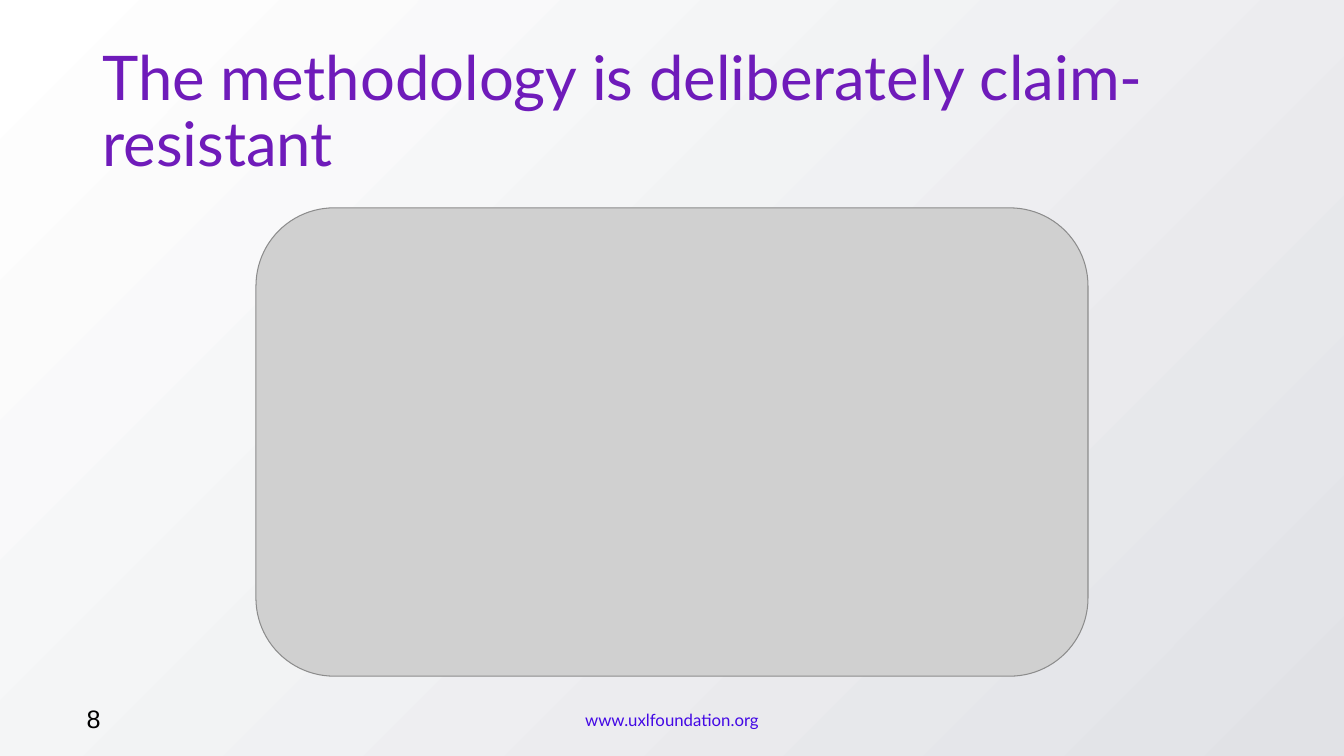
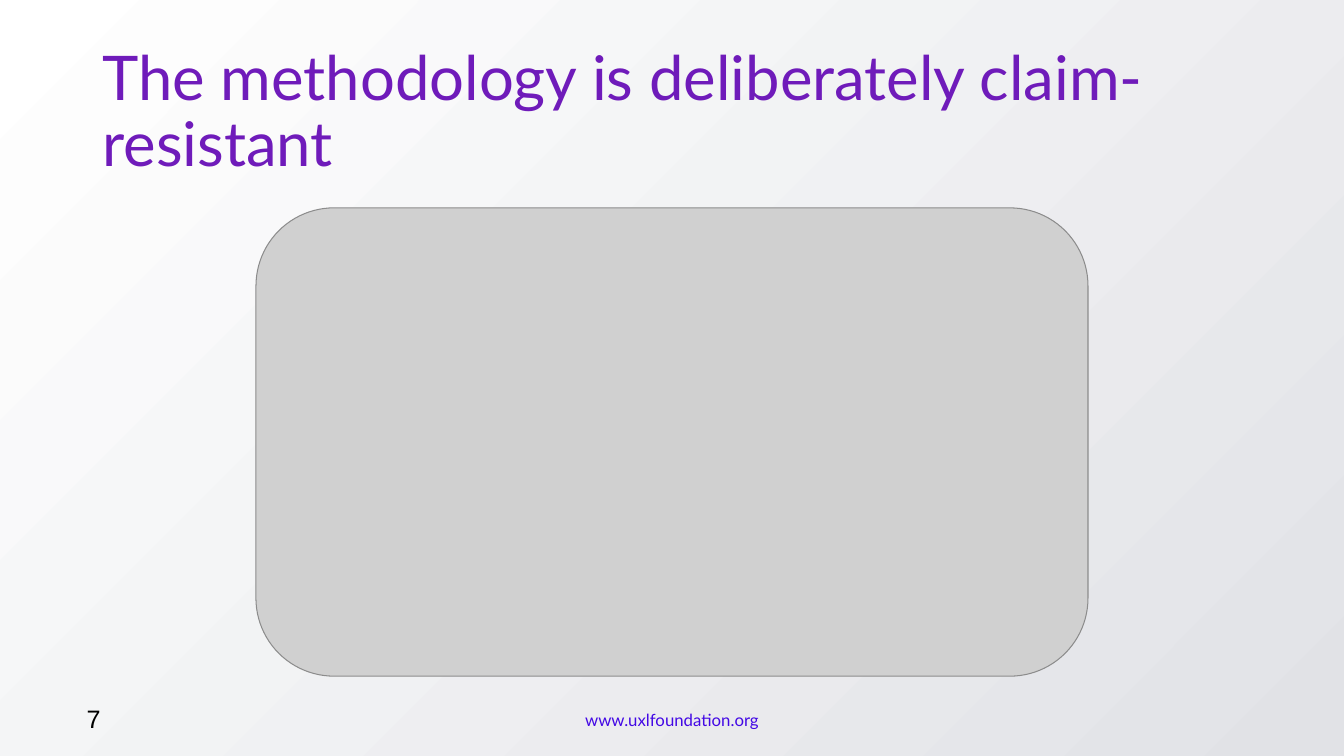
Before and after one commit to uxlfoundation/skills, a slide deck: slide 7 of evaluation/dashboard/public/decks/uxl-skills-maintainer-overview.pptx (slide 8 before the commit). Drawn at 1344x756 pixels with LibreOffice and Linux fonts; fonts in the diff are those of the drawing; grey boxes stand for pictures; background and template pictures are left out. Boxes give left, top, right and bottom in pixels: in the first picture for what was removed or moved away, otherwise in the second. Text is boxed around its words. In the diff, an @@ line names an element or a change of style, - is before the commit and + after.

```diff
--- a/evaluation/dashboard/public/decks/uxl-skills-maintainer-overview.pptx
+++ b/evaluation/dashboard/public/decks/uxl-skills-maintainer-overview.pptx
@@ text at <box>87,710,101,728</box>: text changed @@
-8
+7
```
Also in this commit, not shown: 11 other slides changed, 1 slide removed, 3 other files.
